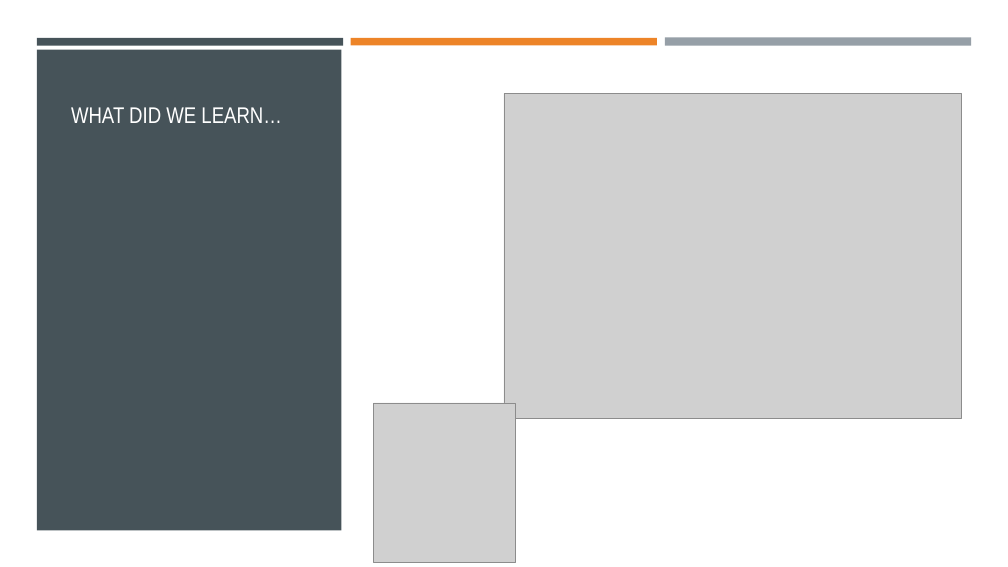
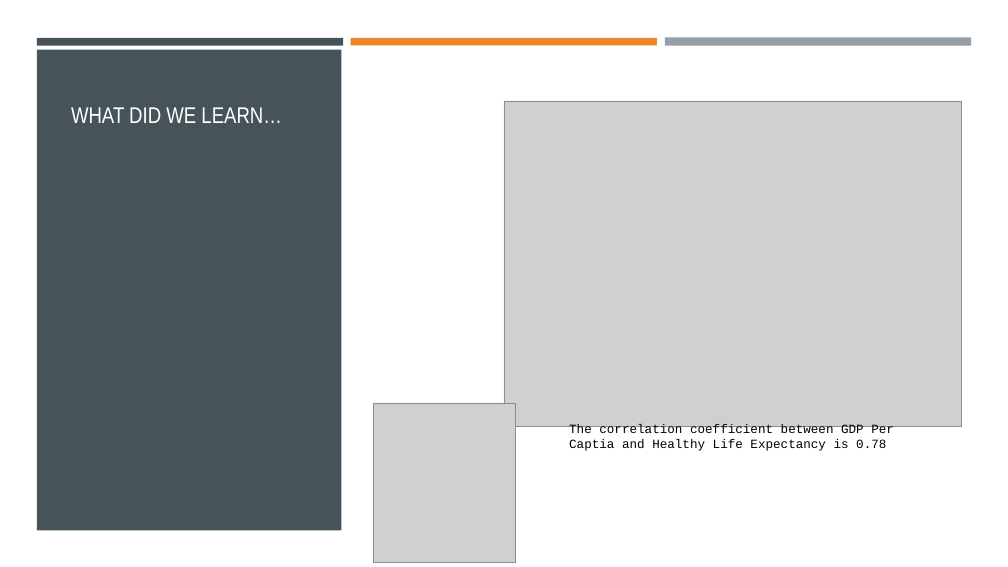
Before and after one commit to Bmyers5817/Project-1, a slide deck: slide 5 of World Happiness.pptx. Drawn at 1008x567 pixels with LibreOffice and Linux fonts; fonts in the diff are those of the drawing; grey boxes stand for pictures. Boxes give left, top, right and bottom in pixels: in the first picture for what was removed or moved away, otherwise in the second. Text is boxed around its words. In the diff, an @@ line names an element or a change of style, - is before the commit and + after.

```diff
--- a/World Happiness.pptx
+++ b/World Happiness.pptx
@@ picture: place and size @@
-picture at [504,94,962,419]
+picture at [504,101,962,426]
@@ text added at [569,424,894,451], 12 pt, text #000000 @@
+The correlation coefficient between GDP Per Captia and Healthy Life Expectancy is 0.78
```
Also in this commit, not shown: 2 slides added, 2 slides removed, 2 other files.
